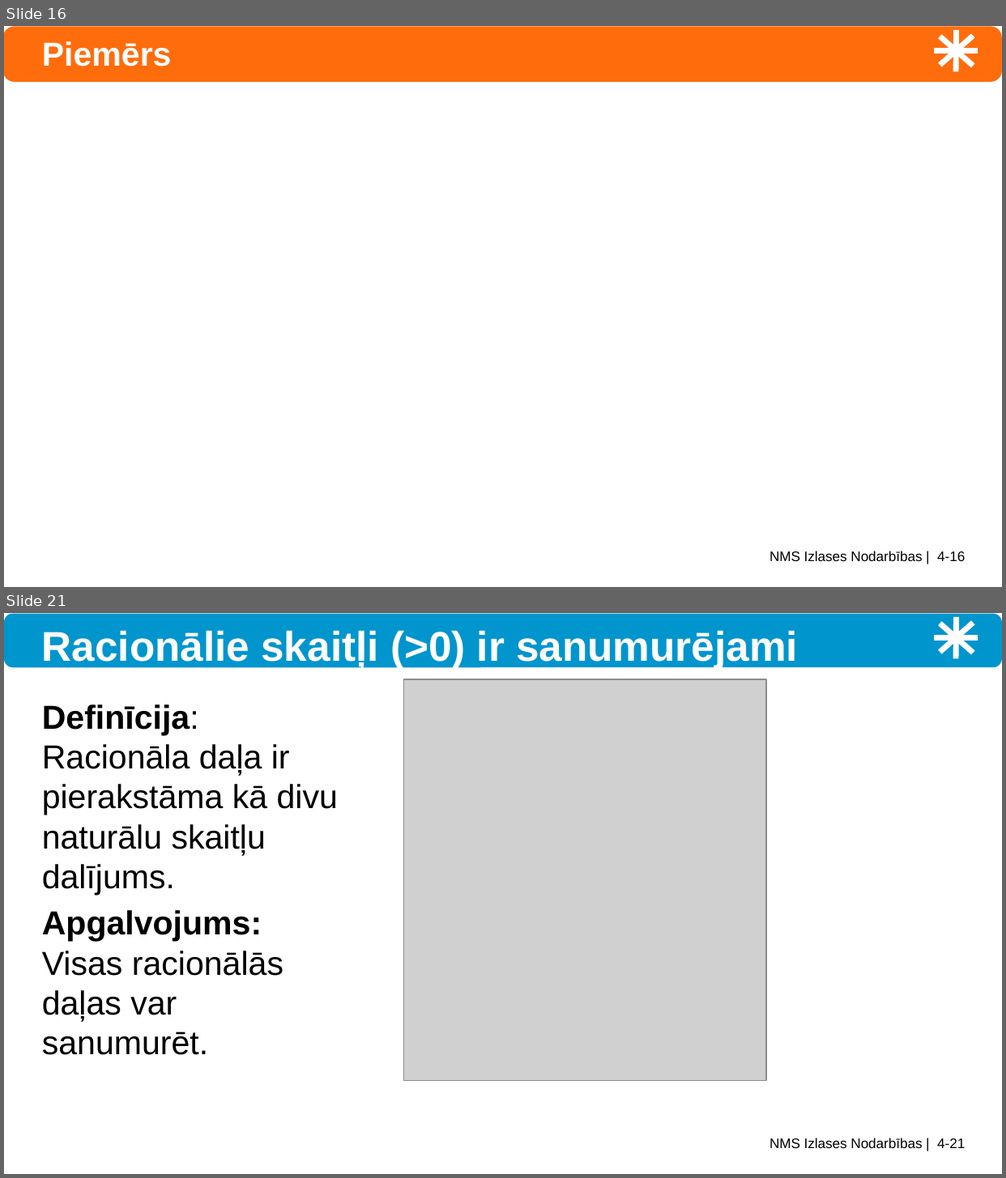
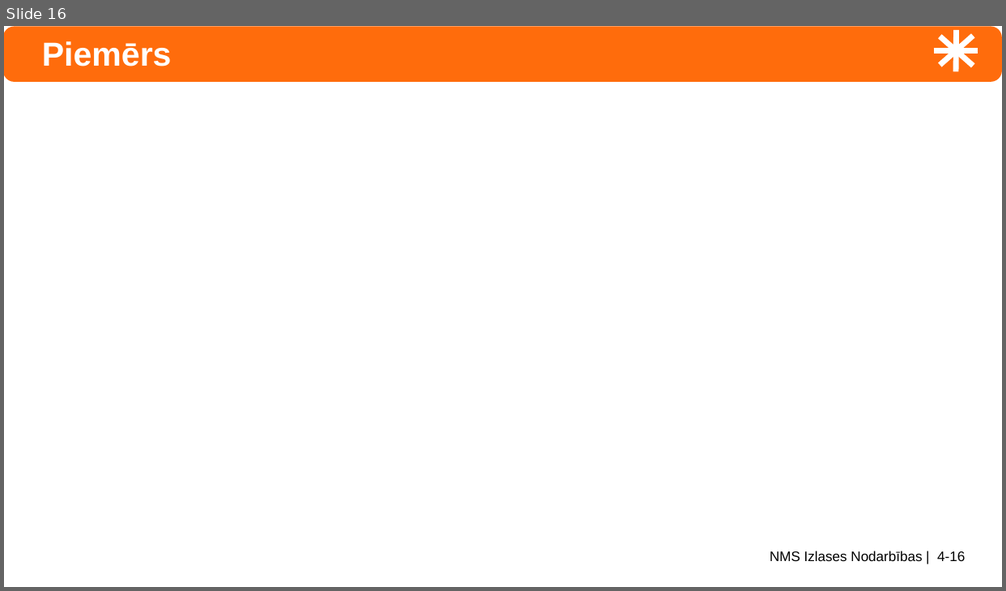
Before and after one commit to kapsitis/math, a slide deck: src/site/numtheory/slides/ntjun04-rational-irational.pptx. Shown one above the other, each under a label of ours: slides 16 and 21 before the commit, slide 16 after it; the slides between them are not shown. The pictures are 1006x1178 and 1006x591 pixels, drawn with LibreOffice and Linux fonts; fonts in the diff are those of the drawing; grey boxes stand for pictures. Boxes give left, top, right and bottom in pixels: in the first picture for what was removed or moved away, otherwise in the second. Text is boxed around its words. In the diff, an @@ line names an element or a change of style, - is before the commit and + after.

```diff
--- a/src/site/numtheory/slides/ntjun04-rational-irational.pptx
+++ b/src/site/numtheory/slides/ntjun04-rational-irational.pptx
@@ slide 21 removed at <box>4,613,1002,1174</box>, background #FFFFFF; not listed: 5 template elements that a slide beside it also shows @@
@@ rounded rectangle removed at <box>4,613,1002,667</box> @@
@@ title removed at <box>42,630,798,669</box> @@
-Racionālie skaitļi (>0) ir sanumurējami
@@ picture removed at <box>403,680,766,1081</box> @@
@@ text removed at <box>42,705,338,1055</box> @@
-Definīcija: Racionāla daļa ir pierakstāma kā divu naturālu skaitļu dalījums.
-Apgalvojums: Visas racionālās daļas var sanumurēt.
```
Also in this commit, not shown: 21 slides added, 16 other slides removed, 31 other files.
